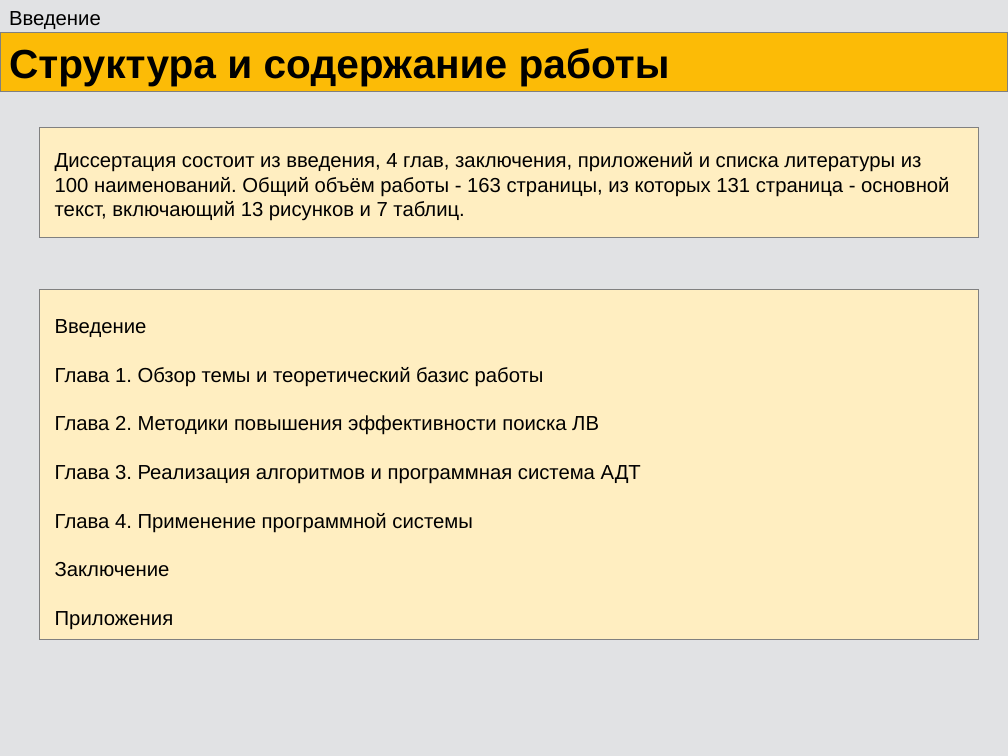
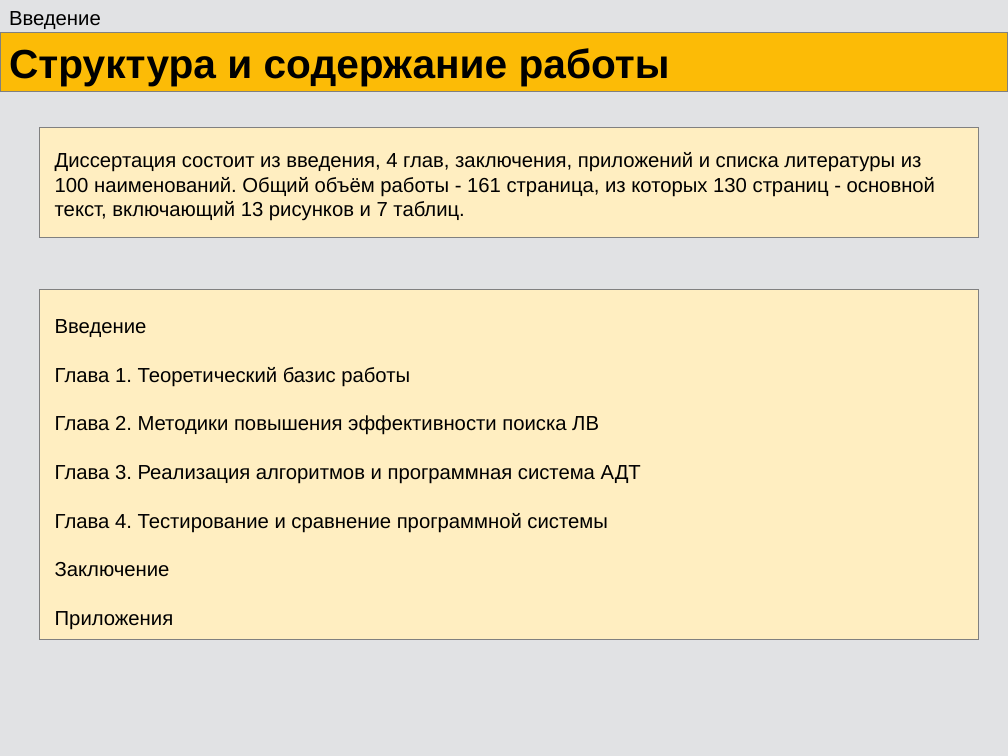
Before and after one commit to eugeneai/prisnif, a slide deck: slide 16 of brick/pres/pacman.odp. Drawn at 1008x756 pixels with LibreOffice and Linux fonts; fonts in the diff are those of the drawing. Boxes give left, top, right and bottom in pixels: in the first picture for what was removed or moved away, otherwise in the second. Text is boxed around its words. In the diff, an @@ line names an element or a change of style, - is before the commit and + after.

```diff
--- a/brick/pres/pacman.odp
+++ b/brick/pres/pacman.odp
@@ text at (x1=55, y1=152, x2=935, y2=221): text changed @@
-Диссертация состоит из введения, 4 глав, заключения, приложений и списка литературы из 100 наименований. Общий объём работы - 163 страницы, из которых 131 страница - основной текст, включающий 13 рисунков и 7 таблиц.
+Диссертация состоит из введения, 4 глав, заключения, приложений и списка литературы из 100 наименований. Общий объём работы - 161 страница, из которых 130 страниц - основной текст, включающий 13 рисунков и 7 таблиц.
@@ text at (x1=55, y1=367, x2=410, y2=387): text changed @@
-Глава 1. Обзор темы и теоретический базис работы
+Глава 1. Теоретический базис работы
@@ text at (x1=55, y1=513, x2=607, y2=533): text changed @@
-Глава 4. Применение программной системы
+Глава 4. Тестирование и сравнение программной системы
```
Also in this commit, not shown: 6 other slides changed.
